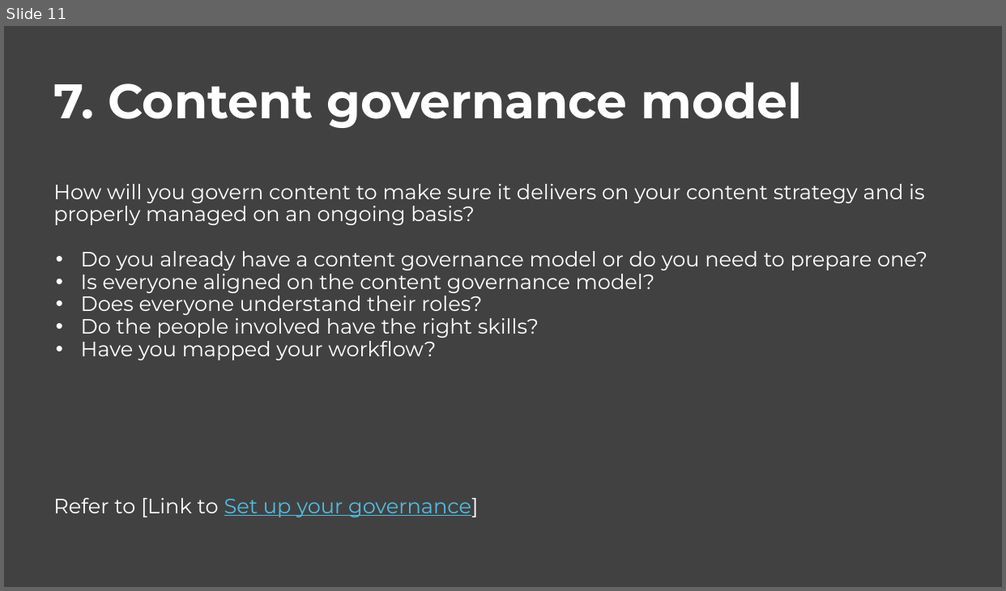
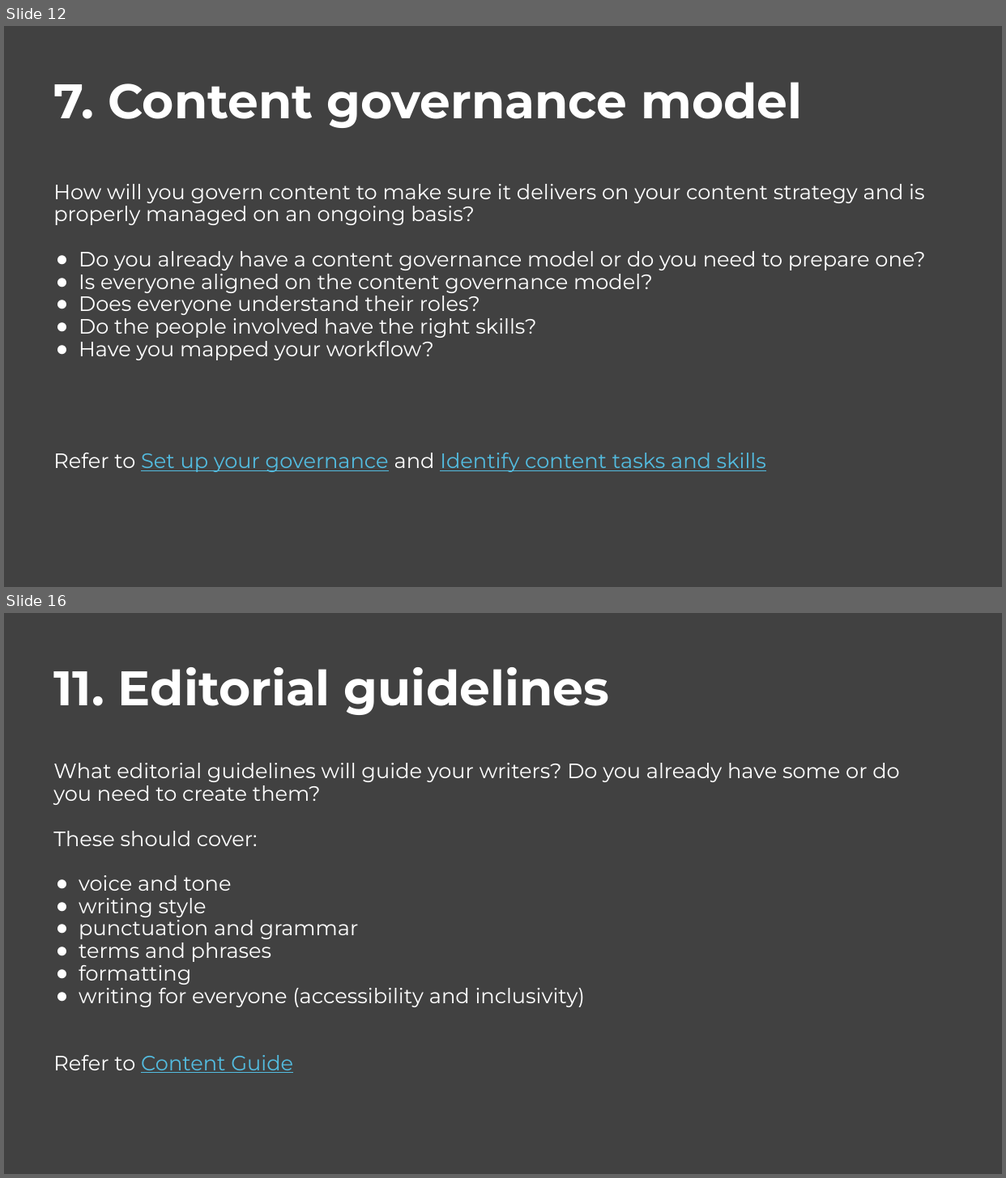
Before and after one commit to govau/service-manual, a slide deck: assets/files/content-strategy/content-strategy-template.pptx. Shown one above the other, each under a label of ours: slide 11 before the commit, slides 12 and 16 after it; the slides between them are not shown. The pictures are 1006x591 and 1006x1178 pixels, drawn with LibreOffice and Linux fonts; fonts in the diff are those of the drawing; background and template pictures are left out. Boxes give left, top, right and bottom in pixels: in the first picture for what was removed or moved away, otherwise in the second. Text is boxed around its words. In the diff, an @@ line names an element or a change of style, - is before the commit and + after.

Commit message:
Editorial QA - content strategy template (the template asset file)

```diff
--- a/assets/files/content-strategy/content-strategy-template.pptx
+++ b/assets/files/content-strategy/content-strategy-template.pptx
@@ slide 16 added at bbox=[4, 613, 1002, 1174], background #414141 @@
@@ title added at bbox=[53, 667, 899, 1073], 30 pt, text #FFFFFF @@
+11. Editorial guidelines
+What editorial guidelines will guide your writers? Do you already have some or do you need to create them?
+These should cover:
+● voice and tone
+● writing style
+● punctuation and grammar
+● terms and phrases
+● formatting
+● writing for everyone (accessibility and inclusivity)
+Refer to Content Guide
@@ what was slide 11 is now slide 12 @@
@@ slide 12 changed as well @@
@@ title at bbox=[79, 251, 925, 361]: bullet • to ● @@
@@ title at bbox=[53, 453, 766, 472]: text changed @@
-Refer to [Link to Set up your governance]
+Refer to Set up your governance and Identify content tasks and skills
```
Also in this commit, not shown: 11 other slides changed, 5 other slides added, 4 other files.
